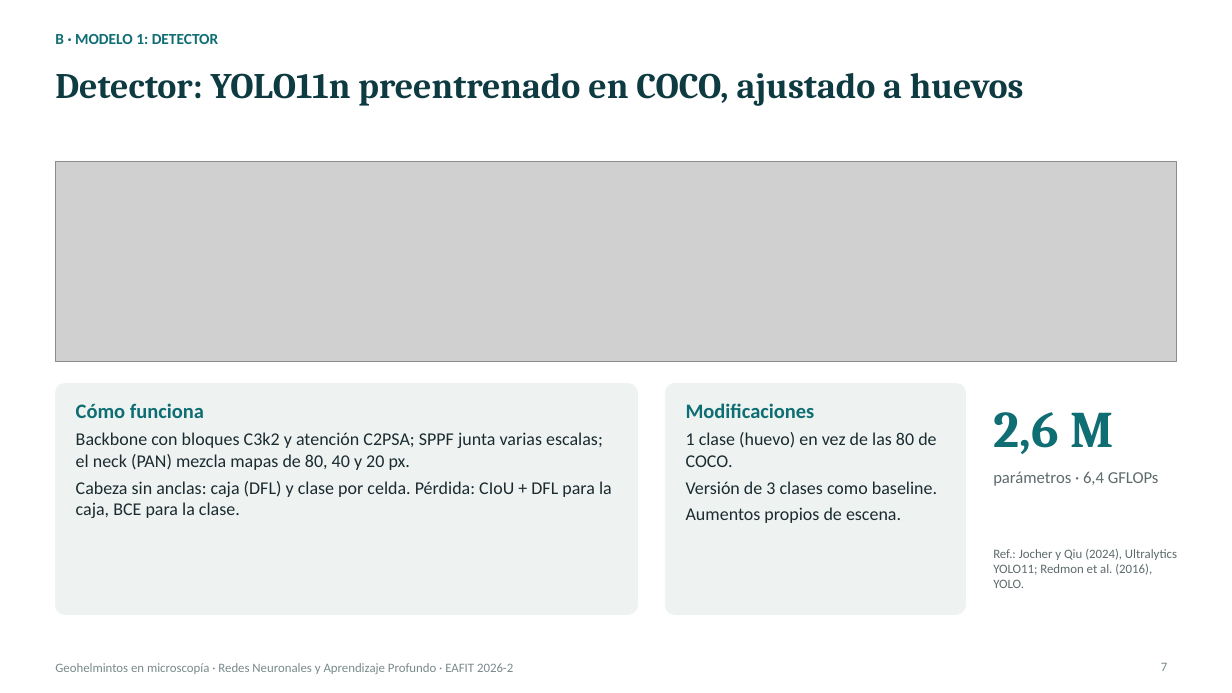
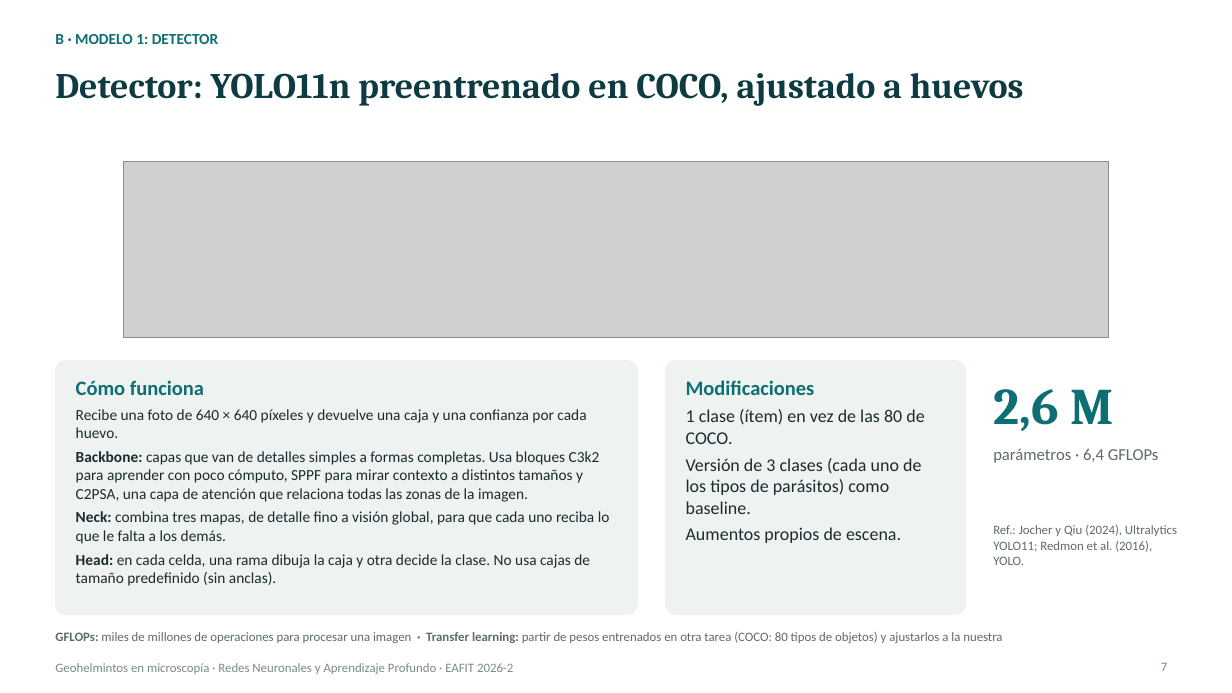
Before and after one commit to Llano0/ParCero_beta, a slide deck: slide 7 of docs/entregas/deep-learning/Presentacion_Geohelmintos_DL.pptx. Drawn at 1232x693 pixels with LibreOffice and Linux fonts; fonts in the diff are those of the drawing; grey boxes stand for pictures. Boxes give left, top, right and bottom in pixels: in the first picture for what was removed or moved away, otherwise in the second. Text is boxed around its words. In the diff, an @@ line names an element or a change of style, - is before the commit and + after.

```diff
--- a/docs/entregas/deep-learning/Presentacion_Geohelmintos_DL.pptx
+++ b/docs/entregas/deep-learning/Presentacion_Geohelmintos_DL.pptx
@@ picture resized from (x1=55, y1=162, x2=1177, y2=361) to (x1=124, y1=162, x2=1109, y2=337) @@
@@ rounded rectangle resized from (x1=55, y1=384, x2=638, y2=615) to (x1=55, y1=360, x2=638, y2=615) @@
@@ text "Cómo funciona" moved from (x1=76, y1=403, x2=612, y2=518) to (x1=76, y1=380, x2=610, y2=586) @@
@@ rounded rectangle resized from (x1=665, y1=384, x2=966, y2=615) to (x1=665, y1=360, x2=966, y2=615) @@
@@ text "Modificaciones" moved from (x1=686, y1=403, x2=937, y2=523) to (x1=686, y1=380, x2=924, y2=543) @@
@@ text at (x1=76, y1=409, x2=610, y2=586): text changed; size 14 to 12 pt @@
-Backbone con bloques C3k2 y atención C2PSA; SPPF junta varias escalas; el neck (PAN) mezcla mapas de 80, 40 y 20 px.
-Cabeza sin anclas: caja (DFL) y clase por celda. Pérdida: CIoU + DFL para la caja, BCE para la clase.
+Recibe una foto de 640 × 640 píxeles y devuelve una caja y una confianza por cada huevo.
+Backbone: capas que van de detalles simples a formas completas. Usa bloques C3k2 para aprender con poco cómputo, SPPF para mirar contexto a distintos tamaños y C2PSA, una capa de atención que relaciona todas las zonas de la imagen.
+Neck: combina tres mapas, de detalle fino a visión global, para que cada uno reciba lo que le falta a los demás.
+Head: en cada celda, una rama dibuja la caja y otra decide la clase. No usa cajas de tamaño predefinido (sin anclas).
@@ text at (x1=686, y1=409, x2=924, y2=514): text changed @@
-1 clase (huevo) en vez de las 80 de COCO.
-Versión de 3 clases como baseline.
+1 clase (ítem) en vez de las 80 de COCO.
+Versión de 3 clases (cada uno de los tipos de parásitos) como baseline.
@@ 3 texts moved together from (x1=993, y1=412, x2=1177, y2=588) to (x1=993, y1=389, x2=1177, y2=565) @@
@@ text added at (x1=55, y1=632, x2=1002, y2=643), 10 pt, text #5E6B6D @@
+GFLOPs: miles de millones de operaciones para procesar una imagen · Transfer learning: partir de pesos entrenados en otra tarea (COCO: 80 tipos de objetos) y ajustarlos a la nuestra
```
Also in this commit, not shown: 17 other slides changed, 2 slides added, 6 other files.
